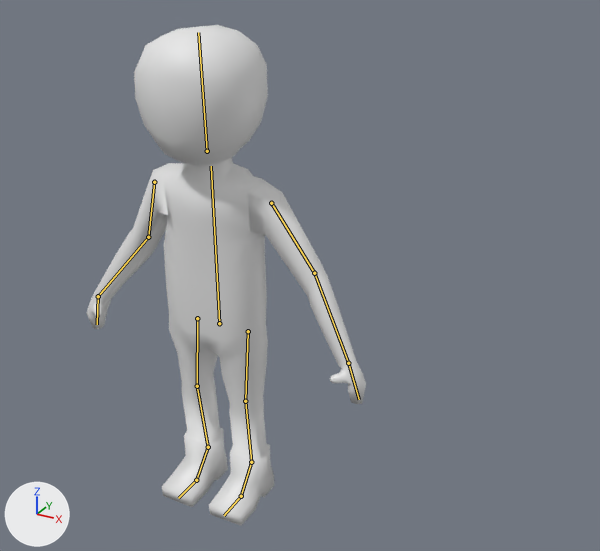
A saved change to the Blender file Le perso animé.blend.
Before and after are seen from a 50 mm lens placed at (12.48, -17.78, 9.12), pointed at (1.65, 1.92, -0.73). Lighting does not change. The marker at lower left points along +X, +Y and +Z. The bones that bend it are drawn over the model as lines.
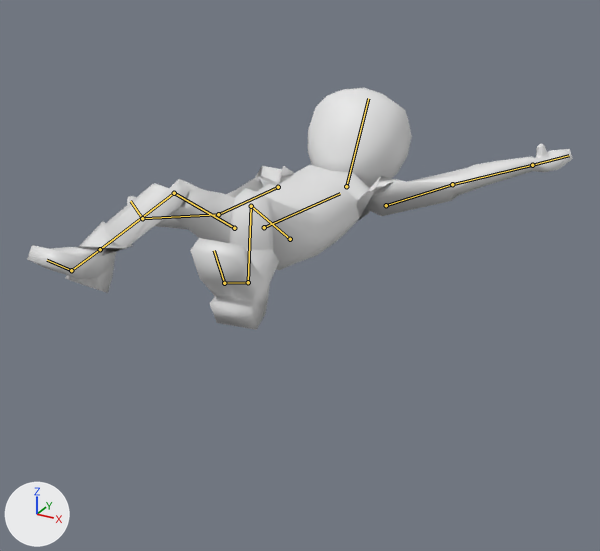
The newer file adds an action. The first version stands in its rest pose; the second is drawn at frame 35 of the action 'Mort'.

Boxes [x1, y1, x2, y2] around the edits, measured in the pictures (600 x 551 px):
'Cube', posed (95% wider, 49% shorter)
    before: [87, 157, 366, 526]
    after: [27, 144, 573, 330]
'Cube.001', posed
    before: [134, 25, 268, 166]
    after: [308, 88, 412, 188]
bone 'Corps', root to tip
    before: (219, 323) to (211, 166)
    after: (264, 227) to (340, 193)
bone 'Tibia.L', root to tip
    before: (245, 401) to (251, 462)
    after: (251, 206) to (248, 282)
bone 'Tibia.R', root to tip
    before: (197, 386) to (208, 447)
    after: (174, 193) to (100, 249)
bone 'Bras.R', root to tip
    before: (154, 182) to (148, 237)
    after: (278, 187) to (218, 214)
bone 'Avant-Bras.R', root to tip
    before: (148, 237) to (98, 296)
    after: (218, 214) to (142, 218)
bone 'Main.R', root to tip
    before: (98, 296) to (97, 324)
    after: (142, 218) to (130, 201)
bone 'Bras.L', root to tip
    before: (271, 203) to (314, 273)
    after: (386, 205) to (452, 184)
bone 'Avant-Bras.L', root to tip
    before: (314, 273) to (348, 363)
    after: (452, 184) to (532, 165)
bone 'Main.L', root to tip
    before: (348, 363) to (359, 399)
    after: (532, 165) to (569, 155)
bone 'Tete', root to tip
    before: (207, 151) to (198, 32)
    after: (346, 186) to (368, 98)

The change, as a list of edits to the scene's bpy script:
```text
Change bone_corps:
    where bone_corps = bpy.data.objects['Armature'].pose.bones['Corps']
    bone_corps.location: (0.0, 0.0, 0.0) -> (1.27, 3.03, -0.55)
    bone_corps.rotation_quaternion: (1.0, 0.0, 0.0, 0.0) -> (1.0, -1.1, 0.0, 0.0)  # degrees (0, 0, 0) -> degrees (-95, 0, 0)
Change bone_tibia_l:
    where bone_tibia_l = bpy.data.objects['Armature'].pose.bones['Tibia.L']  # child of 'Cuisse.L'
    bone_tibia_l.rotation_quaternion: (1.0, 0.0, 0.0, 0.0) -> (1.0, 0.1, 0.0, 0.0)  # degrees (0, 0, 0) -> degrees (11, 0, 0)
Change bone_tibia_r:
    where bone_tibia_r = bpy.data.objects['Armature'].pose.bones['Tibia.R']  # child of 'Cuisse.R'
    bone_tibia_r.rotation_quaternion: (1.0, 0.0, 0.0, 0.0) -> (0.4, -1.0, -14.4, 0.0)  # degrees (0, 0, 0) -> degrees (0, -177, -8)
Change bone_bras_r:
    where bone_bras_r = bpy.data.objects['Armature'].pose.bones['Bras.R']  # child of 'Corps'
    bone_bras_r.rotation_quaternion: (1.0, 0.0, 0.0, 0.0) -> (0.6, 0.0, 1.0, 0.0)  # degrees (0, 0, 0) -> degrees (0, 118, 0)
Change bone_avant_bras_r:
    where bone_avant_bras_r = bpy.data.objects['Armature'].pose.bones['Avant-Bras.R']  # child of 'Bras.R'
    bone_avant_bras_r.rotation_quaternion: (1.0, 0.0, 0.0, 0.0) -> (0.949, -0.302, 0.047, 0.079)  # degrees (0, 0, 0) -> degrees (-35, 8, 7)
Change bone_main_r:
    where bone_main_r = bpy.data.objects['Armature'].pose.bones['Main.R']  # child of 'Avant-Bras.R'
    bone_main_r.rotation_quaternion: (1.0, 0.0, 0.0, 0.0) -> (0.85, -0.123, -0.099, 0.502)  # degrees (0, 0, 0) -> degrees (-18, -3, 62)
Change bone_bras_l:
    where bone_bras_l = bpy.data.objects['Armature'].pose.bones['Bras.L']  # child of 'Corps'
    bone_bras_l.rotation_quaternion: (1.0, 0.0, 0.0, 0.0) -> (0.2, 0.2, -0.2, 0.0)  # degrees (0, 0, 0) -> degrees (117, -42, -63)
Change bone_avant_bras_l:
    where bone_avant_bras_l = bpy.data.objects['Armature'].pose.bones['Avant-Bras.L']  # child of 'Bras.L'
    bone_avant_bras_l.rotation_quaternion: (1.0, 0.0, 0.0, 0.0) -> (0.927, -0.049, 0.328, -0.173)  # degrees (0, 0, 0) -> degrees (-15, 36, -26)
Change bone_main_l:
    where bone_main_l = bpy.data.objects['Armature'].pose.bones['Main.L']  # child of 'Avant-Bras.L'
    bone_main_l.rotation_quaternion: (1.0, 0.0, 0.0, 0.0) -> (0.922, 0.17, 0.317, -0.114)  # degrees (0, 0, 0) -> degrees (18, 39, -8)
Change bone_tete:
    where bone_tete = bpy.data.objects['Armature'].pose.bones['Tete']  # child of 'Corps'
    bone_tete.rotation_quaternion: (1.0, 0.0, 0.0, 0.0) -> (1.0, 0.6, 0.0, 0.0)  # degrees (0, 0, 0) -> degrees (62, 0, 0)
Change bone_pied_fixe_l:
    where bone_pied_fixe_l = bpy.data.objects['Armature'].pose.bones['Pied fixe.L']
    bone_pied_fixe_l.location: (0.0, 0.0, 0.0) -> (-2.07, -3.95, 7.82)
    bone_pied_fixe_l.rotation_quaternion: (1.0, 0.0, 0.0, 0.0) -> (1.1, 0.8, 0.0, 0.0)  # degrees (0, 0, 0) -> degrees (72, 0, 0)
Change bone_pied_fixe_r:
    where bone_pied_fixe_r = bpy.data.objects['Armature'].pose.bones['Pied fixe.R']
    bone_pied_fixe_r.location: (0.0, 0.0, 0.0) -> (0.86, -4.08, 7.05)
    bone_pied_fixe_r.rotation_quaternion: (1.0, 0.0, 0.0, 0.0) -> (1.1, 0.4, 0.0, 0.0)  # degrees (0, 0, 0) -> degrees (40, 0, 0)
```
